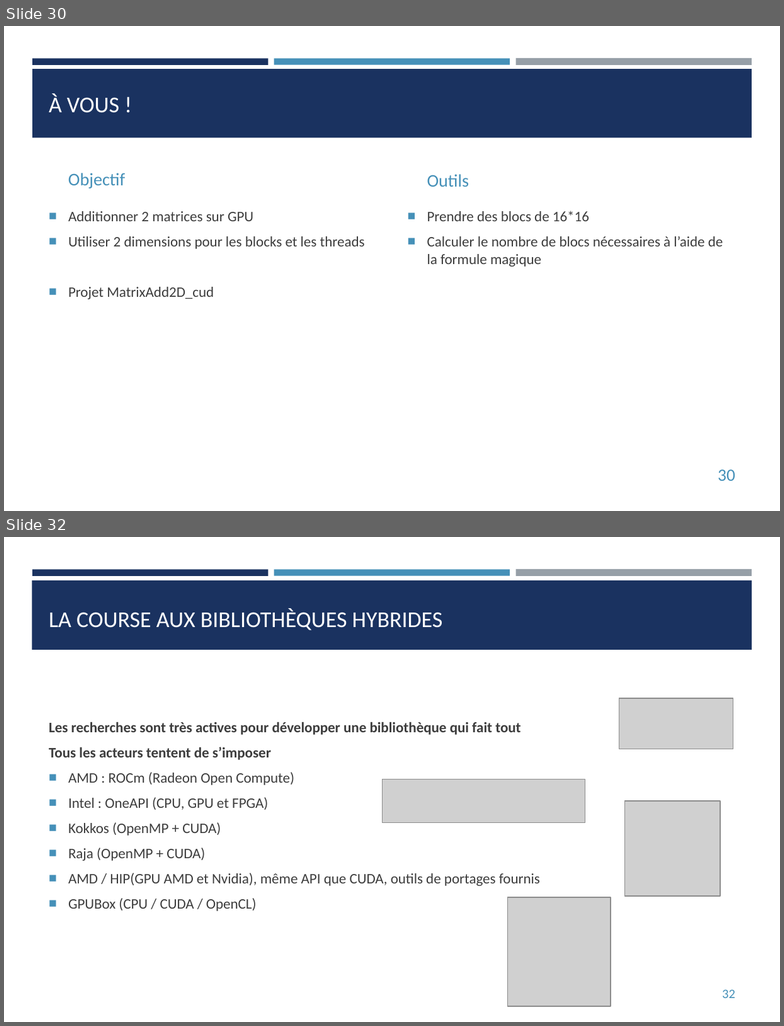
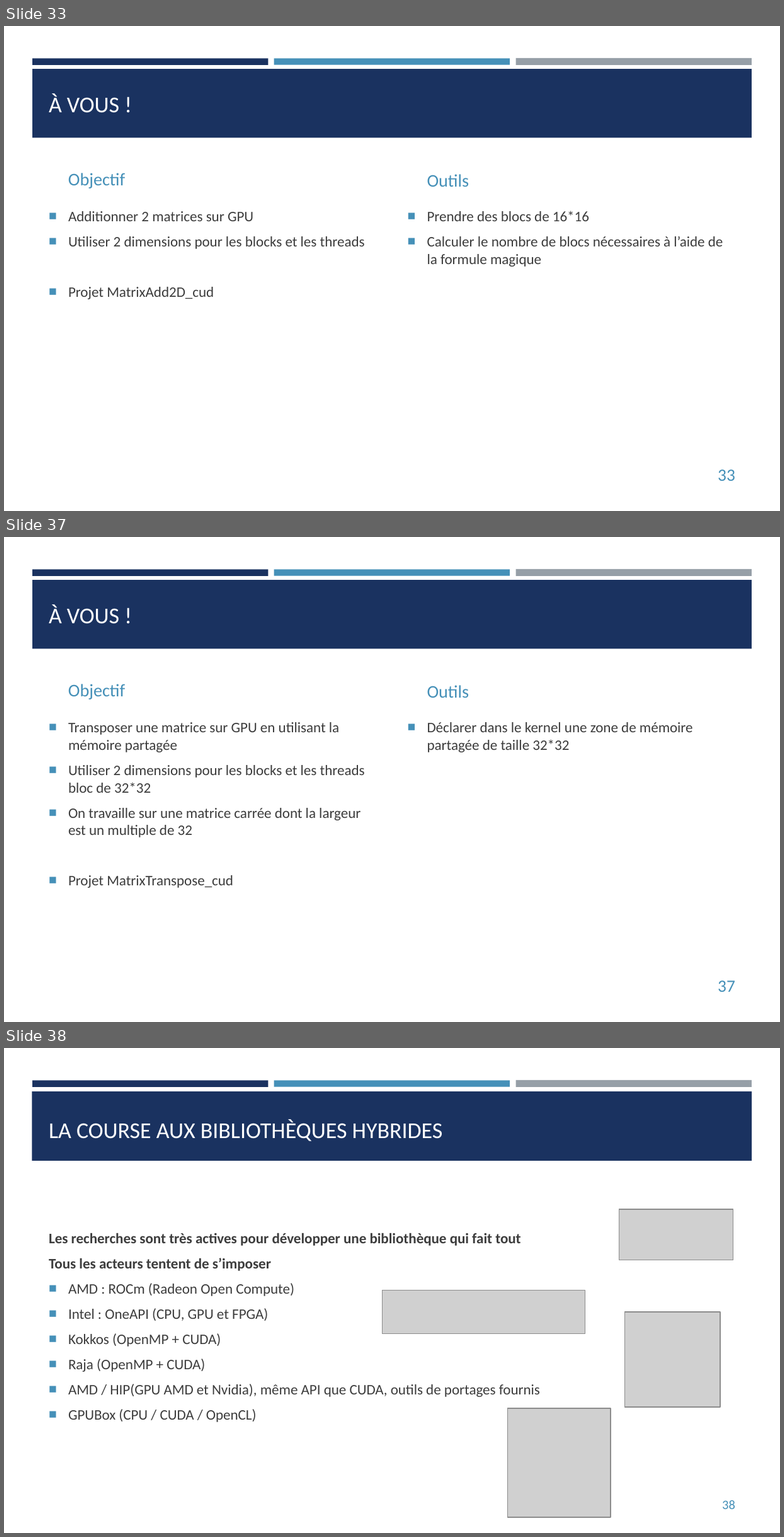
Before and after one commit to franckginguene/hpc_formation_scalian, a slide deck: Diapos/HPC_CUDA.pptx. Shown one above the other, each under a label of ours: slides 30 and 32 before the commit, slides 33, 37 and 38 after it; the slides between them are not shown. The pictures are 784x1026 and 784x1537 pixels, drawn with LibreOffice and Linux fonts; fonts in the diff are those of the drawing; grey boxes stand for pictures. Boxes give left, top, right and bottom in pixels: in the first picture for what was removed or moved away, otherwise in the second. Text is boxed around its words. In the diff, an @@ line names an element or a change of style, - is before the commit and + after.

```diff
--- a/Diapos/HPC_CUDA.pptx
+++ b/Diapos/HPC_CUDA.pptx
@@ slide 37 added at bbox=[4, 537, 780, 1022], background #FFFFFF; not listed: 4 template elements that a slide beside it also shows @@
@@ title added at bbox=[49, 604, 119, 624], 21 pt, text #FFFFFF @@
+À VOUS !
@@ text added at bbox=[68, 684, 125, 700], 16.5 pt, text #4590B8 @@
+Objectif
@@ text added at bbox=[427, 685, 470, 698], 16.5 pt, text #4590B8 @@
+Outils
@@ text added at bbox=[68, 722, 365, 888], 13.5 pt, text #3D3D3D @@
+■ Transposer une matrice sur GPU en utilisant la mémoire partagée
+■ Utiliser 2 dimensions pour les blocks et les threads
+  bloc de 32*32
+■ On travaille sur une matrice carrée dont la largeur est un multiple de 32
+■ Projet MatrixTranspose_cud
@@ text added at bbox=[427, 722, 693, 752], 13.5 pt, text #3D3D3D @@
+■ Déclarer dans le kernel une zone de mémoire partagée de taille 32*32
@@ page number added at bbox=[718, 981, 735, 992], 16 pt, text #4590B8 @@
+37
@@ what was slide 30 is now slide 33 @@
@@ page number at bbox=[718, 470, 735, 481]: text changed @@
-30
+33
@@ what was slide 32 is now slide 38 @@
@@ page number at bbox=[722, 1500, 735, 1509]: text changed @@
-32
+38
```
Also in this commit, not shown: 2 slides changed, 5 other slides added.
